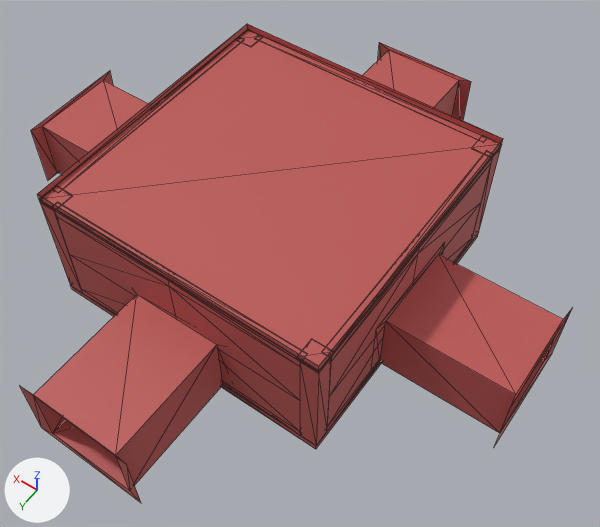
What one commit did to the FBX model Resource/FBX/room80/Room_Bend.fbx.
Camera for both pictures: a 50 mm lens placed at (-474.0, 612.0, 976.0), pointed at (-55.0, 24.0, 52.0). Arrows for +X, +Y and +Z are at lower left; the lights stay in place. Mesh edges are drawn as thin lines. Where no turn or scale is listed for an object, it has been applied to the vertices. Vertices at the same position are counted once.

The older version as bpy lines, for what is in view:
```python
me_mesh_001 = bpy.data.meshes.new('Mesh.001')
me_mesh_001.from_pydata(...)  # 428 vertices, 676 faces; spans x -403.0..403.0, y -402.0..402.0, z -10.0..195.0
me_mesh_001.materials.append(mat_lambert13)  # brown #bc5755
ob_room_exit_4_v3 = bpy.data.objects.new('Room_Exit_4_V3', me_mesh_001)
ob_room_exit_4_v3.location = (0.0, 0.0, 0.0)
```
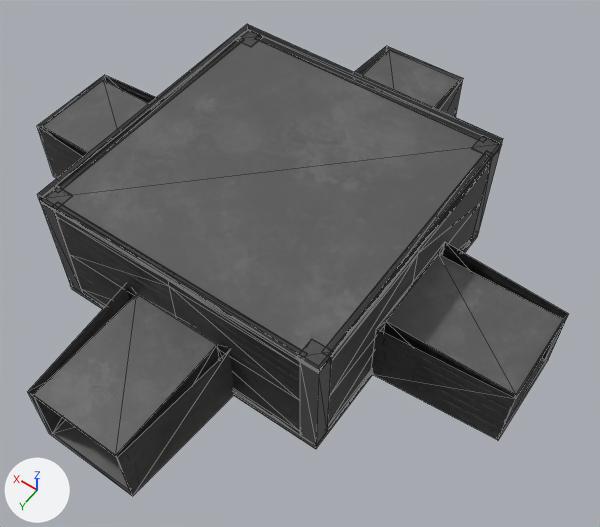
The newer file is also rescaled (x0.001) as a whole; pictures and numbers use the older file's frame.

Where the change shows, as pixel boxes [x1, y1, x2, y2] in the pictures (600 x 527 px):
```json
{"object": "Room_Exit_4_V3", "change": "reshaped", "before": [20, 24, 572, 502], "after": [28, 24, 569, 496]}
{"part": 1, "of": "me_mesh_001", "change": "built on", "before": [20, 42, 572, 502], "after": [28, 46, 569, 496]}
{"part": 2, "of": "me_mesh_001", "change": "surface changed", "before": [34, 50, 563, 491], "after": [34, 50, 563, 491], "on screen": "pink to grey"}
{"part": 3, "of": "me_mesh_001", "change": "recoloured", "before": [37, 24, 503, 449], "after": [37, 24, 503, 449], "on screen": "pink to grey"}
```

Edits to the scene script, one JSON object a line:
```json
{"op": "add", "block": "img_roomtexture_png", "code": ["img_roomtexture_png = load_image('RoomTexture.png', '../../Texture/RoomTexture.png', 1024, 1024, 'sRGB')"]}
{"op": "add", "block": "img_normalmapwall_png", "code": ["img_normalmapwall_png = load_image('normalmapWall.png', '../../Texture/Normal_Map/normalmapWall.png', 1024, 1024, 'Non-Color')"]}
{"op": "add", "block": "mat_lambert15", "code": ["mat_lambert15 = bpy.data.materials.new('lambert15')", "# uses the picture img_normalmapwall_png", "# uses the picture img_roomtexture_png"]}
{"block": "me_mesh_001", "where": "# used by ob_room_exit_4_v3; location = (0.0, 0.0, 0.0)"}
{"op": "remove", "block": "me_mesh_001", "code": "me_mesh_001.from_pydata(...)  # 428 vertices, 676 faces; spans x -403.0..403.0, y -402.0..402.0, z -10.0..195.0"}
{"op": "add", "block": "me_mesh_001", "code": "me_mesh_001.from_pydata(...)  # 428 vertices, 700 faces; spans x -403.0..403.0, y -402.0..402.0, z -10.0..195.0"}
{"block": "me_mesh_001", "change": "me_mesh_001 part 1"}
{"block": "me_mesh_001", "change": "16 vertices are removed from x -403.0..403.0, y -402.0..402.0, z -5.0..105.0"}
{"block": "me_mesh_001", "change": "32 faces are deleted"}
{"block": "me_mesh_001", "change": "4 vertices in x -44.0..222.0, y -205.0..-29.0, z 79.0 move by (0.0, -1.0, 0.0)"}
{"block": "me_mesh_001", "change": "12 vertices move within x -44.0..222.0, y -221.0..44.0, z 79.0"}
{"block": "me_mesh_001", "change": "8 vertices are added at x -403.0..403.0, y -402.0..402.0, z -5.0"}
{"block": "me_mesh_001", "change": "8 new vertices lie (0.0, 0.0, 110.0) away from vertices in x -403.0..403.0, y -402.0..402.0, z -5.0"}
{"block": "me_mesh_001", "change": "56 new faces join them"}
{"block": "me_mesh_001", "change": "me_mesh_001 part 2: 64 kept faces spanning x -400.0..400.0, y -400.0..400.0, z -5.0..105.0 get new texture (UV) coordinates"}
{"block": "me_mesh_001", "change": "me_mesh_001 part 3: 644 faces spanning x -400.0..400.0, y -400.0..400.0, z -10.0..195.0 switch from mat_lambert13 (brown #bc5755) to mat_lambert15"}
```
